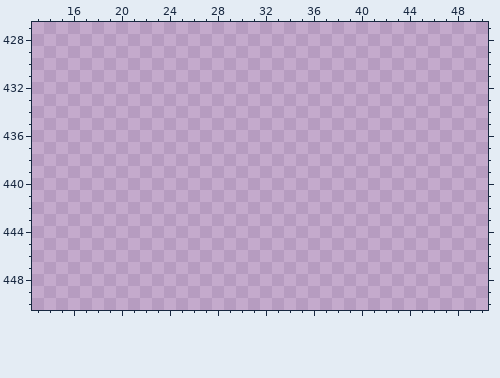
Pixel-art file: .Aseprite Files/Tiles/HouseTileset2.0.ase. This is how it looked before the edit.
1000x1000 pixels, 1 frame. Colours within 5 levels of each other are drawn and written as one. Shown: x 13..50, y 427..450.
Visible layers, top first: "Grid", "Layer 1".
Palette (. is transparent): 
Now the later version:
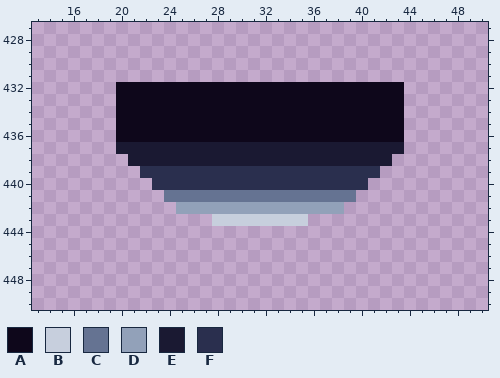
Colours new in this view: A #0e071b  B #c7cfdd  C #657392  D #92a1b9  E #1a1932  F #2a2f4e
Diff:
Changed rows in their new state; - is an unchanged pixel.
Layer "Layer 1":
first column x 20:
432 AAAAAAAAAAAAAAAAAAAAAAAA
433 AAAAAAAAAAAAAAAAAAAAAAAA
434 AAAAAAAAAAAAAAAAAAAAAAAA
435 AAAAAAAAAAAAAAAAAAAAAAAA
436 AAAAAAAAAAAAAAAAAAAAAAAA
437 EEEEEEEEEEEEEEEEEEEEEEEE
438 -EEEEEEEEEEEEEEEEEEEEEE-
439 --FFFFFFFFFFFFFFFFFFFF--
440 ---FFFFFFFFFFFFFFFFFF---
441 ----CCCCCCCCCCCCCCCC----
442 -----DDDDDDDDDDDDDD-----
443 --------BBBBBBBB--------
Boxes around the changes in both pictures, in picture pixels (x1, y1, x2, y2):
added: (116, 82, 404, 226)
